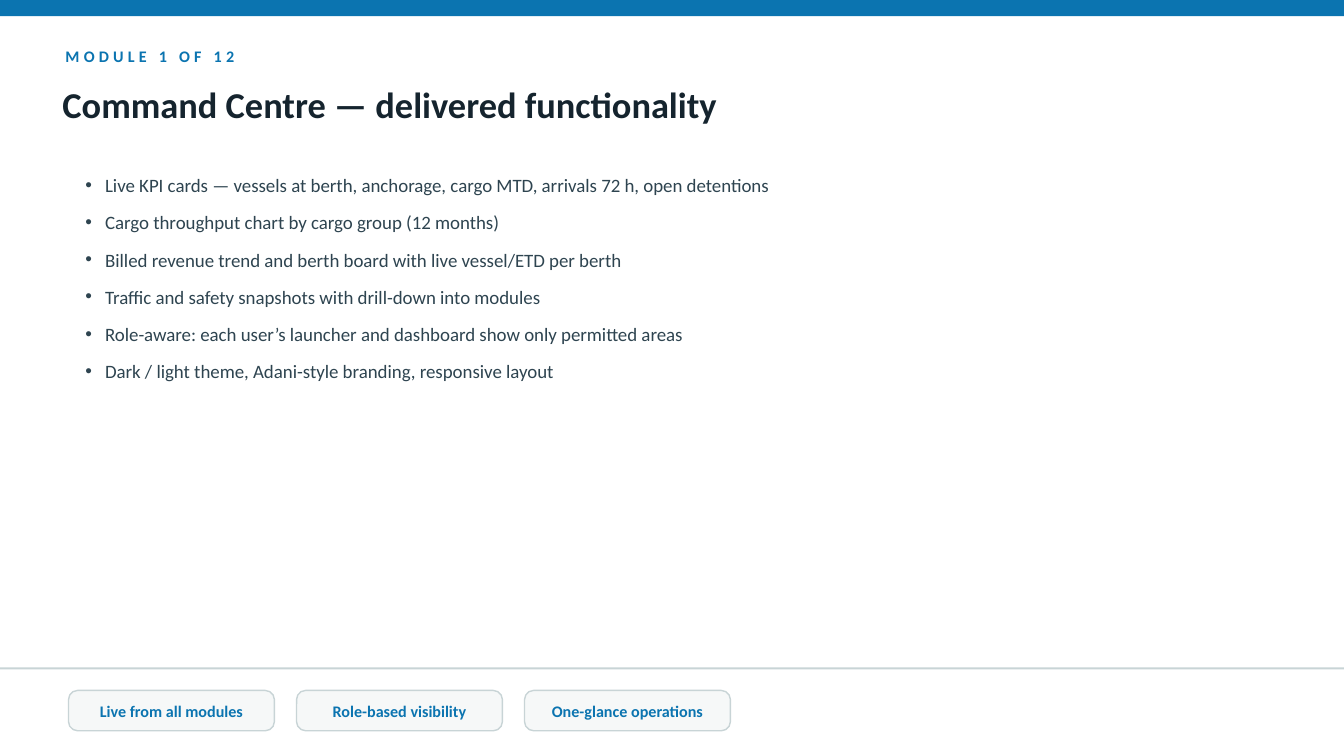
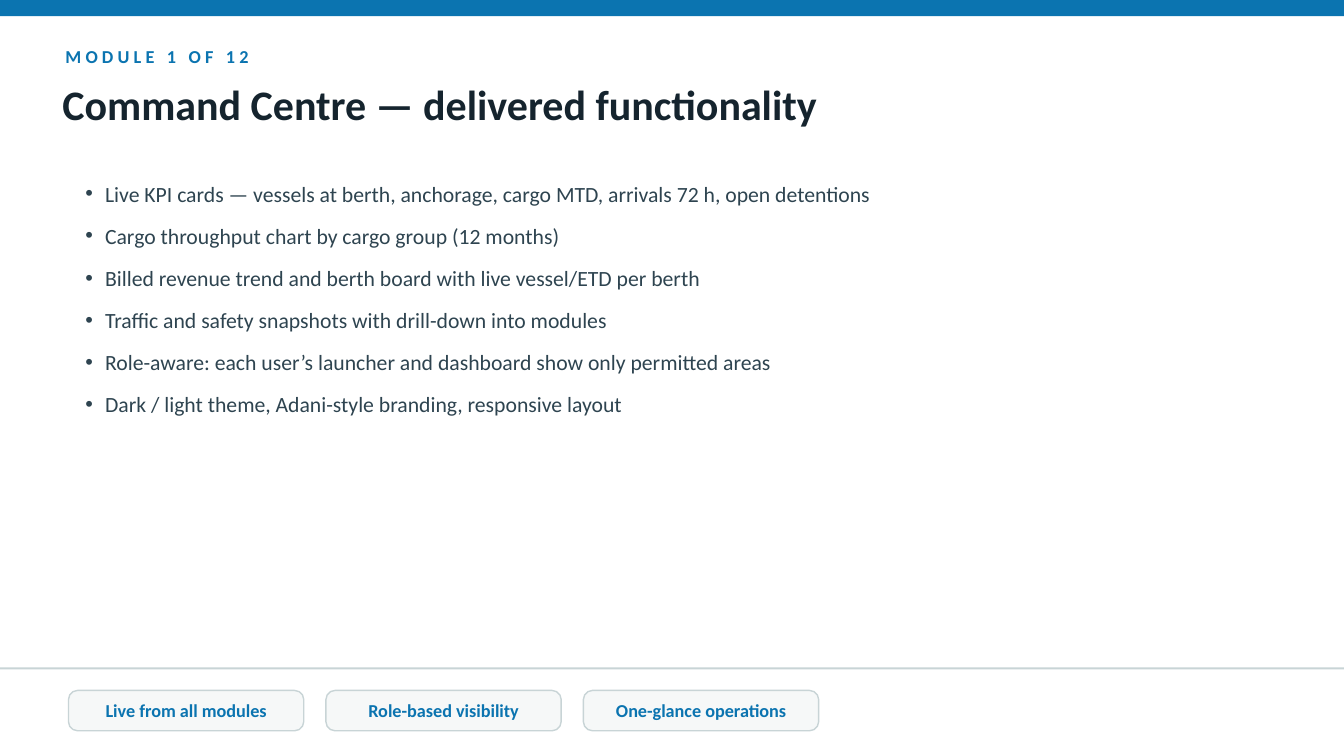
Before and after one commit to mobiliseapplabllp/maritime-project-presentation, a slide deck: slide 4 of dist/mundra-portal-project-presentation.pptx. Drawn at 1344x756 pixels with LibreOffice and Linux fonts; fonts in the diff are those of the drawing. Boxes give left, top, right and bottom in pixels: in the first picture for what was removed or moved away, otherwise in the second. Text is boxed around its words. In the diff, an @@ line names an element or a change of style, - is before the commit and + after.

```diff
--- a/dist/mundra-portal-project-presentation.pptx
+++ b/dist/mundra-portal-project-presentation.pptx
@@ text "Command Centre — delivered functionality" at (x1=62, y1=90, x2=817, y2=127): size 26 to 30 pt @@
@@ text "Live KPI cards — vessels ..." at (x1=105, y1=187, x2=869, y2=416): size 13.5 to 15.5 pt; more space between paragraphs @@
@@ rounded rectangle "Live from all modules" resized from (x1=69, y1=691, x2=274, y2=731) to (x1=69, y1=691, x2=303, y2=731) @@
@@ rounded rectangle "Role-based visibility" resized from (x1=296, y1=691, x2=502, y2=731) to (x1=326, y1=691, x2=561, y2=731) @@
@@ size 11.5 to 13 pt in 4 elements at (x1=65, y1=51, x2=249, y2=63), (x1=69, y1=691, x2=303, y2=731), (x1=326, y1=691, x2=561, y2=731), (x1=584, y1=691, x2=819, y2=731) @@
@@ rounded rectangle "One-glance operations" resized from (x1=524, y1=691, x2=730, y2=731) to (x1=584, y1=691, x2=819, y2=731) @@
```
Also in this commit, not shown: 31 other slides changed, 3 other files.
